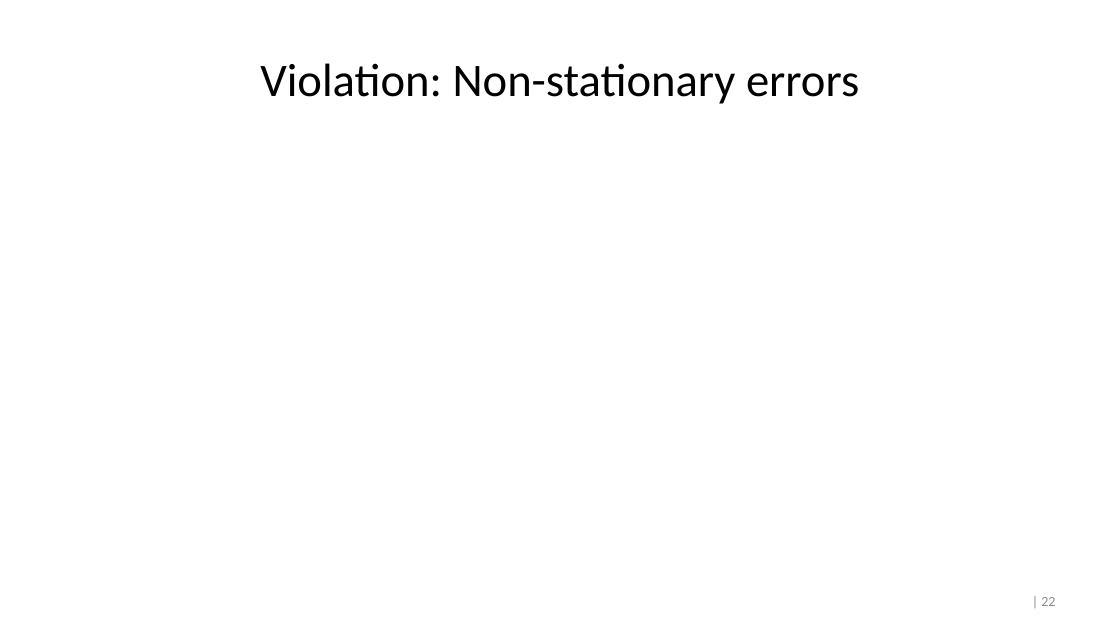
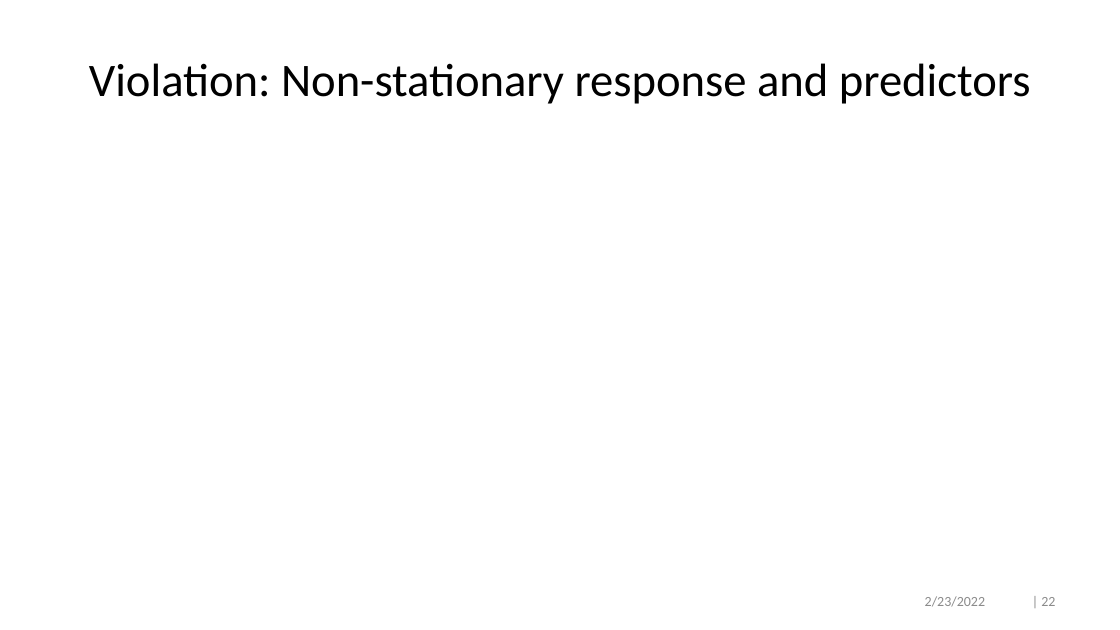
Before and after one commit to crossxwill/Northwestern_MSIA_2022, a slide deck: slide 22 of time_series_regression.pptx. Drawn at 1120x630 pixels with LibreOffice and Linux fonts; fonts in the diff are those of the drawing. Boxes give left, top, right and bottom in pixels: in the first picture for what was removed or moved away, otherwise in the second. Text is boxed around its words. In the diff, an @@ line names an element or a change of style, - is before the commit and + after.

```diff
--- a/time_series_regression.pptx
+++ b/time_series_regression.pptx
@@ title at [89, 63, 1031, 104]: text changed @@
-Violation: Non-stationary errors
+Violation: Non-stationary response and predictors
@@ text added at [925, 596, 985, 607], 12 pt, text #8C8C8C @@
+2/23/2022
```
Also in this commit, not shown: 30 other slides changed, 2 other files.
